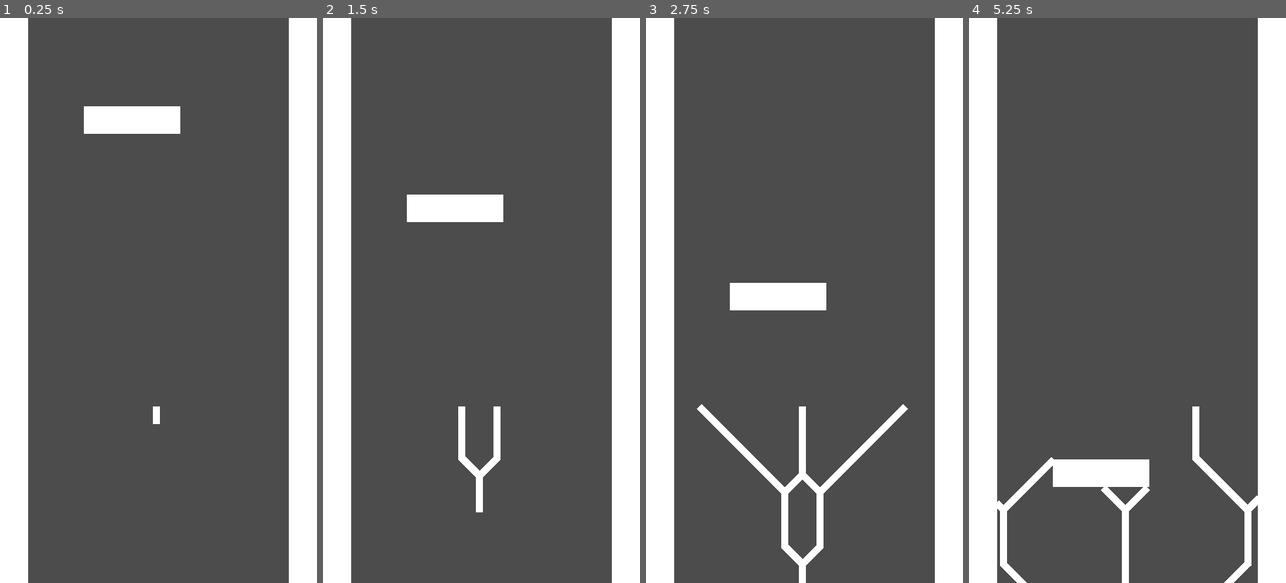
Above: before the commit, frames 1-4 (left to right).
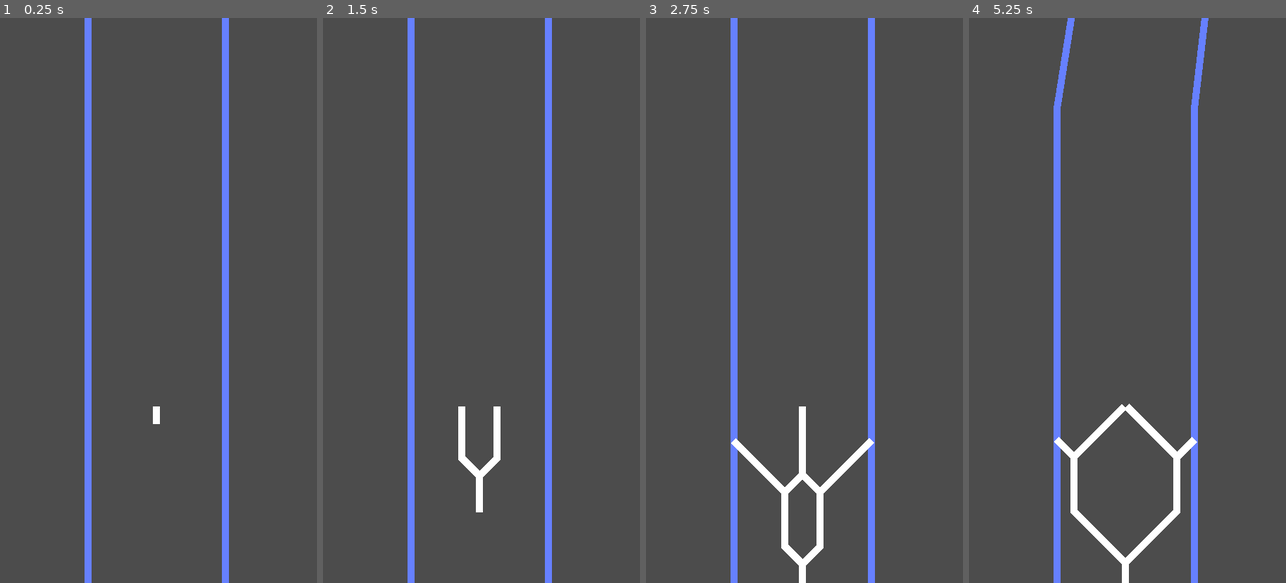
Above: after the commit, the same moments.

Repository: Ryan-Mirch/Divide-Endless-Runner-Game
Game: Godot game, scene res://Scenes/GameScene.tscn
Same seed, same stepped clock (60 frames per second), same inputs: the game is played once before the commit and once after it.
Inputs:
- Up to frame 1 (0.25 s): no input
- Up to frame 2 (1.5 s): tap Enter (ui_accept) at 0.5, 0.77 s
- Up to frame 3 (2.75 s): tap Enter (ui_accept) at 1.52 s
- Up to frame 4 (5.25 s): tap Enter (ui_accept) at 3.02, 3.77, 4.52 s

The runs differ from the first frame. In frame 1, 24% of the frame differs, in the area x 0-100%, y 0-100%; in frame 2, 24%; in frame 3, 24%; in frame 4, 27%.

Commit message:
Border Generation Finished

Diff:
--- a/Scenes/Barrier.tscn
+++ b/Scenes/Barrier.tscn
@@ -9,7 +9,7 @@
 
 # Called when the node enters the scene tree for the first time.
 func _ready():
-	pass # Replace with function body.
+	print(rect_position)
 
 # Called every frame. 'delta' is the elapsed time since the previous frame.
 func _process(delta):
@@ -47,16 +47,13 @@
 "
 
 [sub_resource type="RectangleShape2D" id=3]
-extents = Vector2( 67.1124, 20.8137 )
+extents = Vector2( 15, 15 )
 
 [node name="Barrier" type="ColorRect"]
-anchor_left = 1.0
 anchor_right = 1.0
 anchor_bottom = 1.0
-margin_left = -528.0
-margin_top = 934.0
-margin_right = -391.0
-margin_bottom = -627.0
+margin_right = -870.0
+margin_bottom = -1570.0
 script = SubResource( 1 )
 
 [node name="Barrier" type="Area2D" parent="." groups=[
@@ -65,5 +62,5 @@
 script = SubResource( 2 )
 
 [node name="CollisionShape2D" type="CollisionShape2D" parent="Barrier"]
-position = Vector2( 68.9339, 19.0043 )
+position = Vector2( 15, 15 )
 shape = SubResource( 3 )
--- a/Scenes/Border.tscn
+++ b/Scenes/Border.tscn
@@ -1,34 +1,84 @@
 [gd_scene load_steps=3 format=2]
 
+[ext_resource path="res://Shapes/new_segmentshape2d.tres" type="Shape2D" id=1]
+
 [sub_resource type="GDScript" id=1]
-script/source = "extends Area2D
+script/source = "extends Line2D
+
 
 # Declare member variables here. Examples:
 # var a = 2
 # var b = \"text\"
-
+onready var segment = $\"Border/CollisionShape2D\"
+var leading = true
+var side = 0
 # Called when the node enters the scene tree for the first time.
 func _ready():
-	pass # Replace with function body.
+	pass
+
 
 # Called every frame. 'delta' is the elapsed time since the previous frame.
-#func _process(delta):
-#	pass
+func _process(delta):
+	update_position(delta)
+
+func update_position(delta):
+	var pixelsToMove
+	var speed = Global.speed
+
+	pixelsToMove = (speed * (delta))
+
+	position.y += pixelsToMove
+	#print(position.y)
+
+	if position.y + get_point_position(0).y  > Global.botY:
+		queue_free()
+		print(\"freed\")
+
+	if position.y + get_point_position(0).y  > 0 && leading:
+		spawn_border()
+		print(\"spawned\")
+
+func setPoints(p1,p2):
+	position = Vector2(0,0)
+	set_point_position(0, p1)
+	set_point_position(1, p2)
+	segment.shape.a = p1
+	segment.shape.b = p2
+
+func spawn_border():
+	leading = false
+
+	var newBorder = Global.border.instance()
+	newBorder.side = side
+	get_parent().add_child(newBorder)
+
+	var P1X = 0
+
+	if side == -1:
+		P1X = rand_range(Global.borderLimit_LeftOuter, Global.borderLimit_LeftInner)
+
+	if side == 1:
+		P1X = rand_range(Global.borderLimit_RightOuter, Global.borderLimit_RightInner)
+
+	P1X = round(P1X)
+	var P1 = Vector2(P1X,-500)
+	var P2 = get_point_position(0) + position
+	P2.y += 3
+
+	newBorder.setPoints(P1, P2)
+
+
+
 
 "
 
-[sub_resource type="RectangleShape2D" id=2]
-extents = Vector2( 19.7149, 806.304 )
-
-[node name="Border" type="ColorRect"]
-margin_right = 40.0
-margin_bottom = 1607.0
+[node name="Border" type="Line2D"]
+points = PoolVector2Array( 0, 0, 0, 0 )
+script = SubResource( 1 )
 
 [node name="Border" type="Area2D" parent="." groups=[
 "Barrier",
 ]]
-script = SubResource( 1 )
 
 [node name="CollisionShape2D" type="CollisionShape2D" parent="Border"]
-position = Vector2( 20.4803, 807.351 )
-shape = SubResource( 2 )
+shape = ExtResource( 1 )
--- a/Scenes/ColorRect.gd
+++ b/Scenes/ColorRect.gd
@@ -45,7 +45,7 @@
 	if !is_in_group("Leading"):
 		rect_position.y += pixelsToMove
 
-	if rect_position.y > $"../Garbage".rect_position.y:
+	if rect_position.y > Global.botY:
 		queue_free()
 
 func straighten():
--- a/Scenes/GameScene.tscn
+++ b/Scenes/GameScene.tscn
@@ -1,8 +1,6 @@
-[gd_scene load_steps=5 format=2]
+[gd_scene load_steps=3 format=2]
 
 [ext_resource path="res://Scenes/Segment.tscn" type="PackedScene" id=1]
-[ext_resource path="res://Scenes/Border.tscn" type="PackedScene" id=2]
-[ext_resource path="res://Scenes/Barrier.tscn" type="PackedScene" id=3]
 
 [sub_resource type="GDScript" id=1]
 script/source = "extends Control
@@ -12,15 +10,37 @@
 # var b = \"text\"
 # Called when the node enters the scene tree for the first time.
 func _ready():
-	pass # Replace with function body.
+	initialize()
 
 # Called every frame. 'delta' is the elapsed time since the previous frame.
-#func _process(delta):
-#	pass"
+func _process(delta):
+	pass
+	#print(Global.time)
+
+func initialize():
+
+	var borderLeft = Global.border.instance()
+	var borderRight = Global.border.instance()
+
+	borderLeft.side = -1
+	borderRight.side = 1
+
+	add_child(borderLeft)
+	add_child(borderRight)
+
+	var leftP1 = Vector2(Global.centerX - 100, -400)
+	var leftP2 = Vector2(Global.centerX - 100,  Global.botY)
+
+	var rightP1 = Vector2(Global.centerX + 95, -400)
+	var rightP2 = Vector2(Global.centerX + 95, Global.botY)
+
+	borderLeft.setPoints(leftP1, leftP2)
+	borderRight.setPoints(rightP1, rightP2)"
 
 [node name="GameScene" type="Control"]
 anchor_right = 1.0
 anchor_bottom = 1.0
+rect_pivot_offset = Vector2( 190, 630 )
 script = SubResource( 1 )
 
 [node name="Segment" parent="." instance=ExtResource( 1 )]
@@ -28,33 +48,3 @@
 margin_top = -250.0
 margin_right = 2.15088
 margin_bottom = -250.0
-
-[node name="Garbage" type="Control" parent="."]
-anchor_left = 0.5
-anchor_top = 1.0
-anchor_right = 0.5
-anchor_bottom = 1.0
-margin_top = 30.0
-margin_bottom = 30.0
-
-[node name="Border Left" parent="." instance=ExtResource( 2 )]
-anchor_bottom = 1.0
-margin_left = -0.912811
-margin_bottom = 0.0
-
-[node name="Border Right" parent="." instance=ExtResource( 2 )]
-anchor_left = 1.0
-anchor_right = 1.0
-anchor_bottom = 1.0
-margin_left = -40.0
-margin_right = 0.0
-margin_bottom = 0.0
-
-[node name="Barrier" parent="." instance=ExtResource( 3 )]
-anchor_left = 0.0
-anchor_right = 0.0
-anchor_bottom = 0.0
-margin_left = 118.667
-margin_top = 100.088
-margin_right = 255.667
-margin_bottom = 139.088
--- a/Scripts/Global.gd
+++ b/Scripts/Global.gd
@@ -4,10 +4,19 @@
 
 var splitDelay = 0.1
 var lastSplit = 0
+var time = 0
 onready var segY = get_viewport().size.y - 250
+onready var botY = get_viewport().size.y
+onready var centerX = get_viewport().size.x / 2
+
+onready var borderLimit_LeftOuter = 10
+onready var borderLimit_LeftInner = centerX - 20
+onready var borderLimit_RightOuter = get_viewport().size.x - 10
+onready var borderLimit_RightInner = centerX + 20
 
 
 var segment = preload("res://Scenes/Segment.tscn")
+var border = preload("res://Scenes/Border.tscn")
 
 func _ready():
 	pass
@@ -15,6 +24,7 @@
 # Called every frame. 'delta' is the elapsed time since the previous frame.
 func _process(delta):
 	lastSplit +=delta
+	time += delta
 
 
 func _input(event):
--- /dev/null
+++ b/Shapes/new_segmentshape2d.tres
@@ -0,0 +1,5 @@
+[gd_resource type="SegmentShape2D" format=2]
+
+[resource]
+resource_local_to_scene = true
+b = Vector2( 0, 0 )
Not shown: 3 places in Scenes/Segment.tscn that only renumber resources
